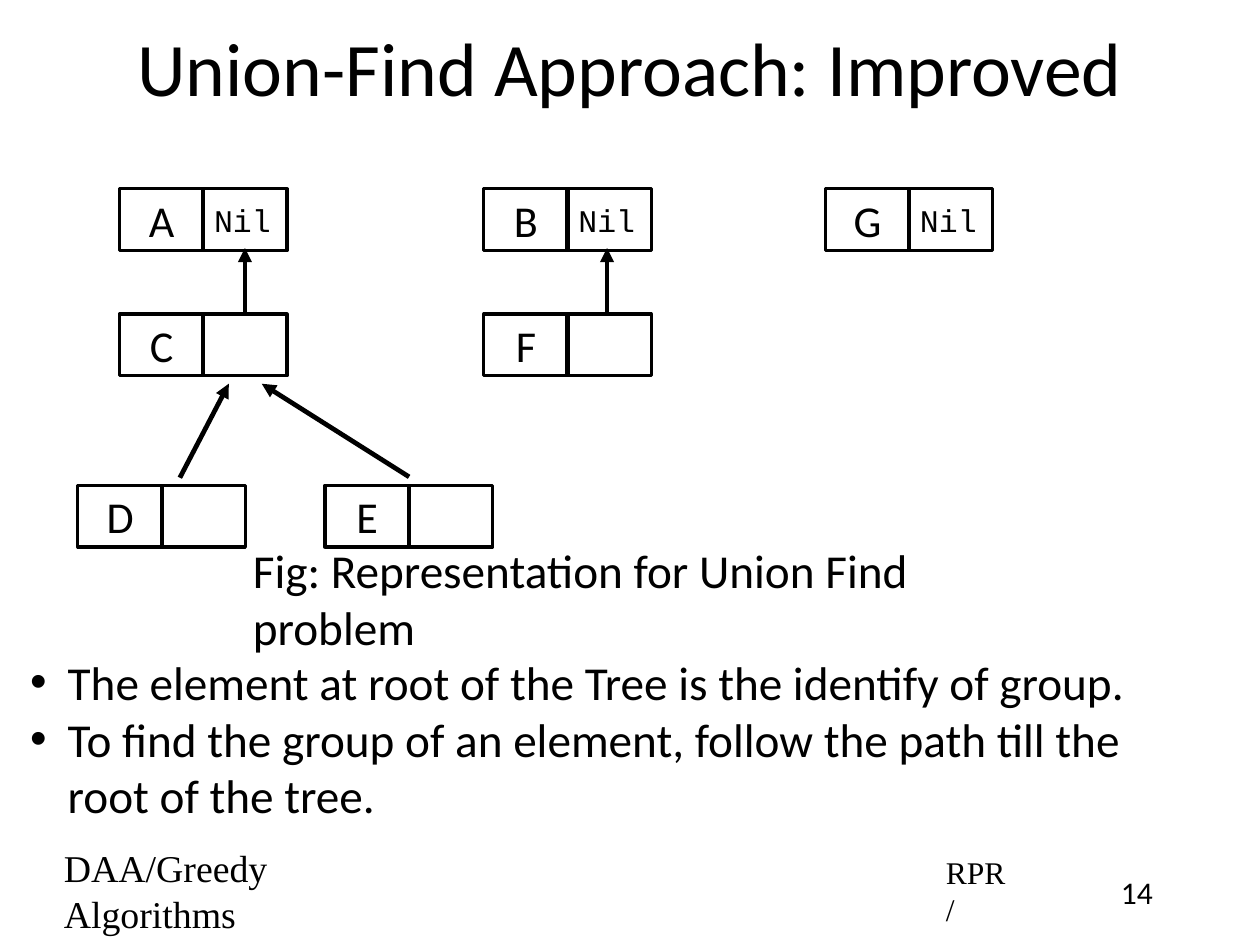
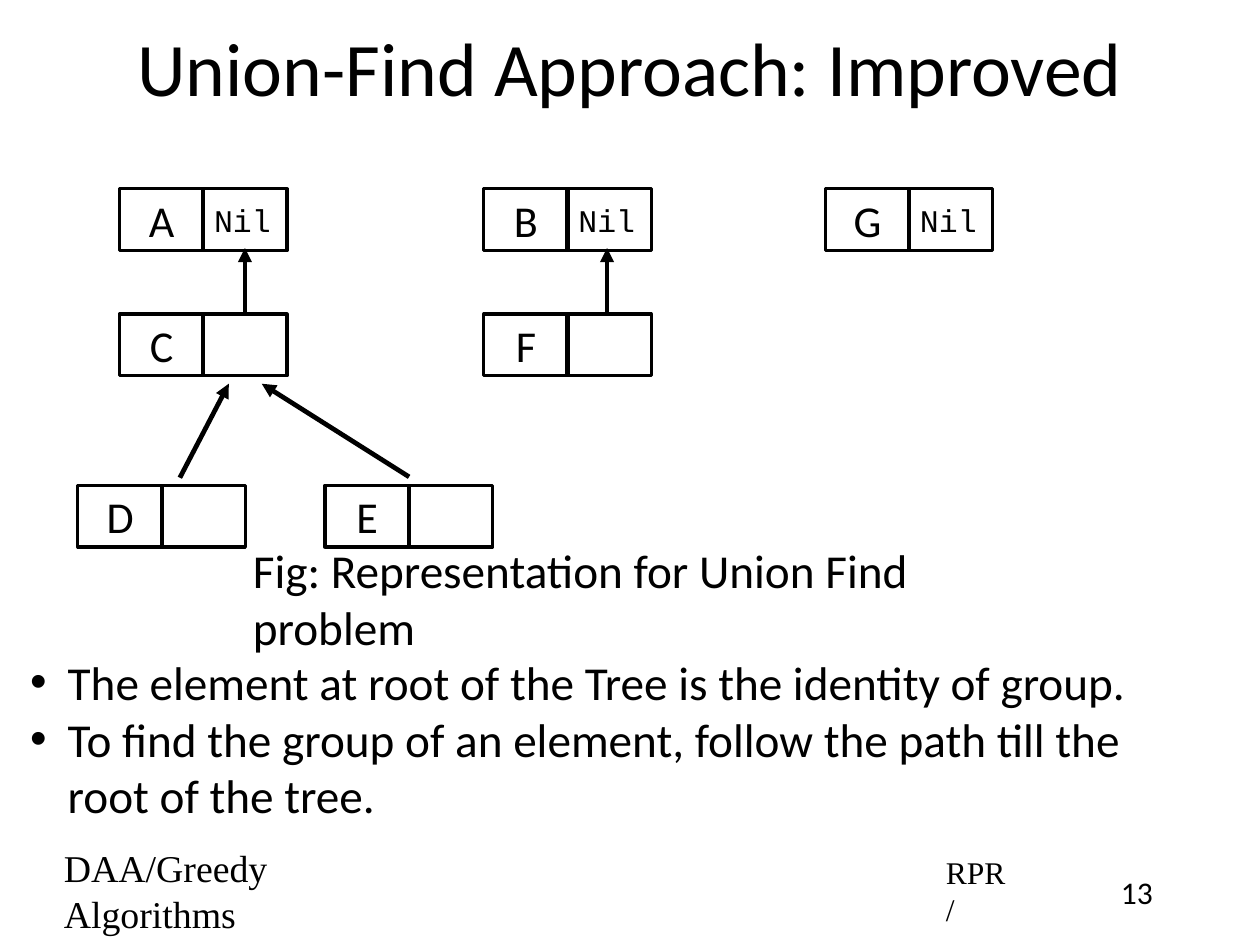
Before and after one commit to rprustagi/2019-17CS43-DAA, a slide deck: slide 13 of Slides-RPR/2019-H1-DAA-L25-Greedy-Algo-MCST-Kruskal.pptx (slide 14 before the commit). Drawn at 1260x945 pixels with LibreOffice and Linux fonts; fonts in the diff are those of the drawing. Boxes give left, top, right and bottom in pixels: in the first picture for what was removed or moved away, otherwise in the second. Text is boxed around its words. In the diff, an @@ line names an element or a change of style, - is before the commit and + after.

```diff
--- a/Slides-RPR/2019-H1-DAA-L25-Greedy-Algo-MCST-Kruskal.pptx
+++ b/Slides-RPR/2019-H1-DAA-L25-Greedy-Algo-MCST-Kruskal.pptx
@@ text at [68, 667, 1125, 708]: text changed @@
-• The element at root of the Tree is the identify of group.
+• The element at root of the Tree is the identity of group.
@@ page number at [1121, 883, 1153, 905]: text changed @@
-14
+13
```
Also in this commit, not shown: 6 other slides changed, 1 slide removed, 2 other files.
